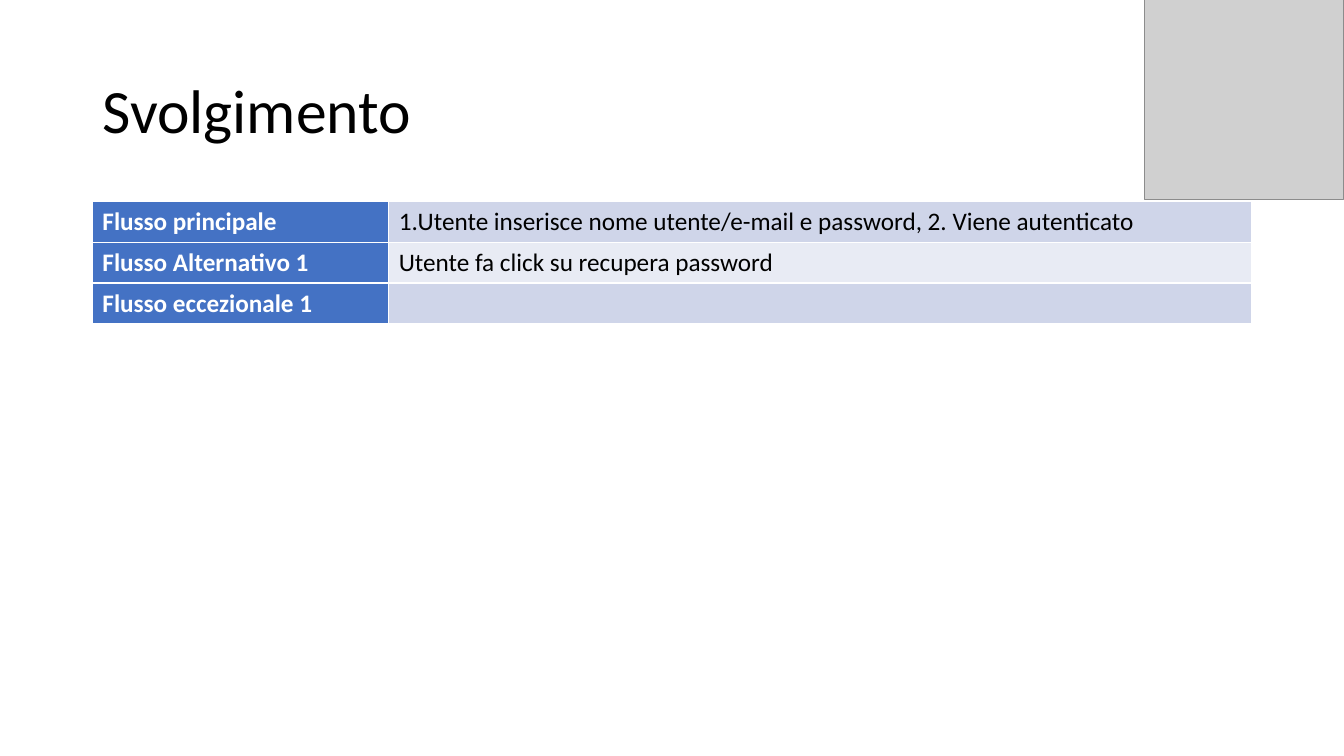
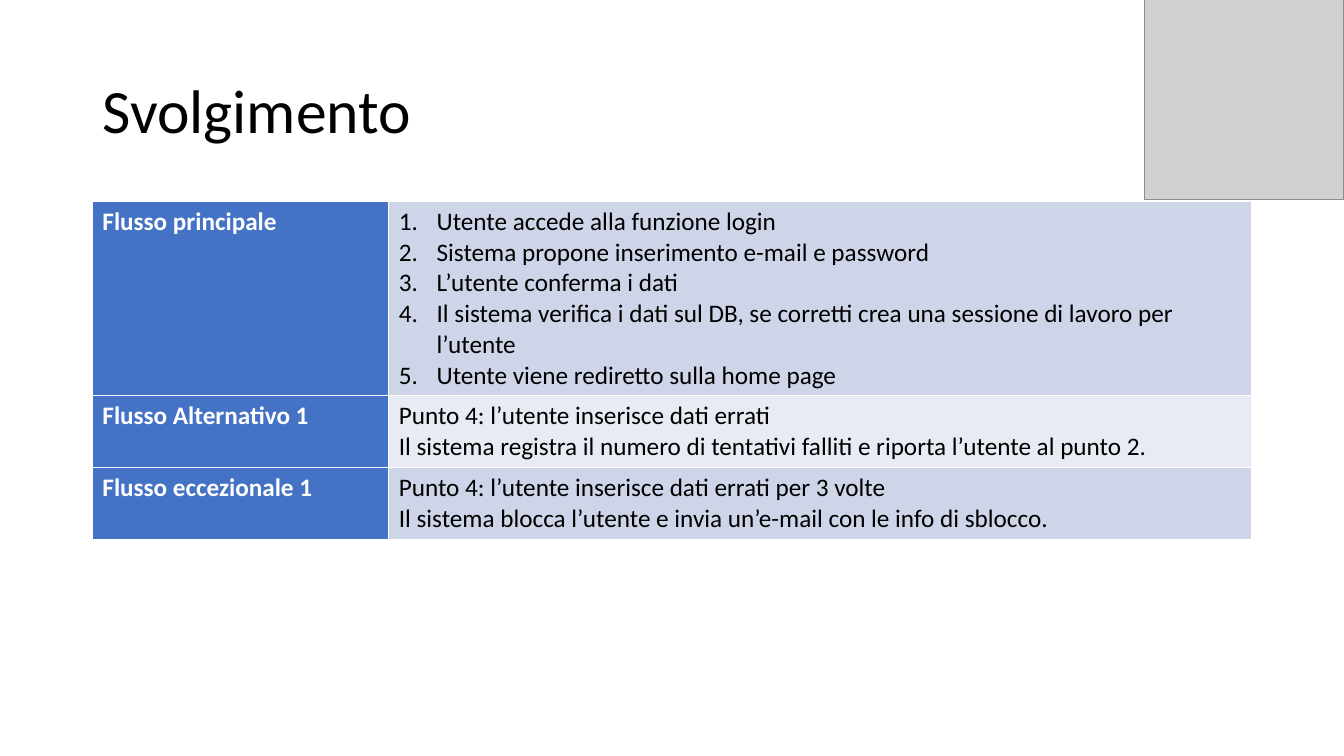
Before and after one commit to itsar19-20/pet, a slide deck: slide 4 of docs/useCaseTemplate/UseCase 3_Login.pptx. Drawn at 1344x756 pixels with LibreOffice and Linux fonts; fonts in the diff are those of the drawing; grey boxes stand for pictures. Boxes give left, top, right and bottom in pixels: in the first picture for what was removed or moved away, otherwise in the second. Text is boxed around its words. In the diff, an @@ line names an element or a change of style, - is before the commit and + after.

```diff
--- a/docs/useCaseTemplate/UseCase 3_Login.pptx
+++ b/docs/useCaseTemplate/UseCase 3_Login.pptx
@@ table at bbox=[93, 202, 1252, 534] @@
-row 1, column 2: 1.Utente inserisce nome utente/e-mail e password, 2. Viene autenticato
+row 1, column 2: Utente accede alla funzione login / Sistema propone inserimento e-mail e password / L’utente conferma i dati / Il sistema verifica i dati sul DB, se corretti crea una sessione di lavoro per l’utente / Utente viene rediretto sulla home page
-row 2, column 2: Utente fa click su recupera password
+row 2, column 2: Punto 4: l’utente inserisce dati errati / Il sistema registra il numero di tentativi falliti e riporta l’utente al punto 2.
-row 3, column 2: 
+row 3, column 2: Punto 4: l’utente inserisce dati errati per 3 volte / Il sistema blocca l’utente e invia un’e-mail con le info di sblocco.
```
Also in this commit, not shown: 5 other files.
